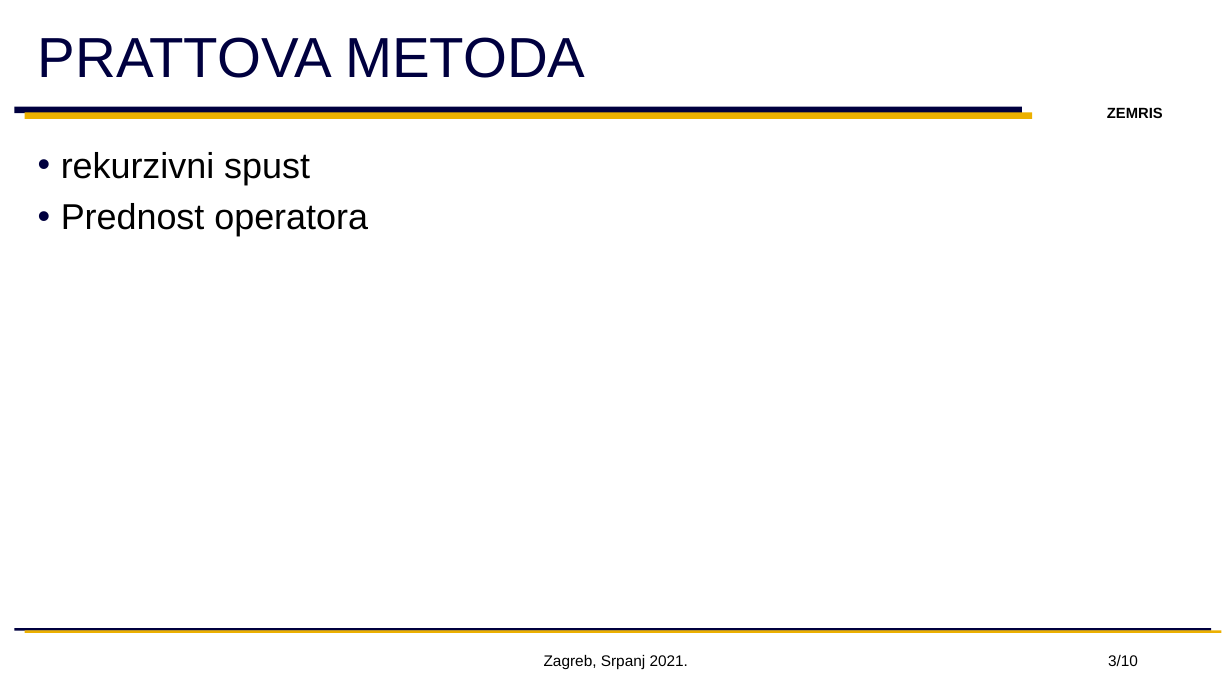
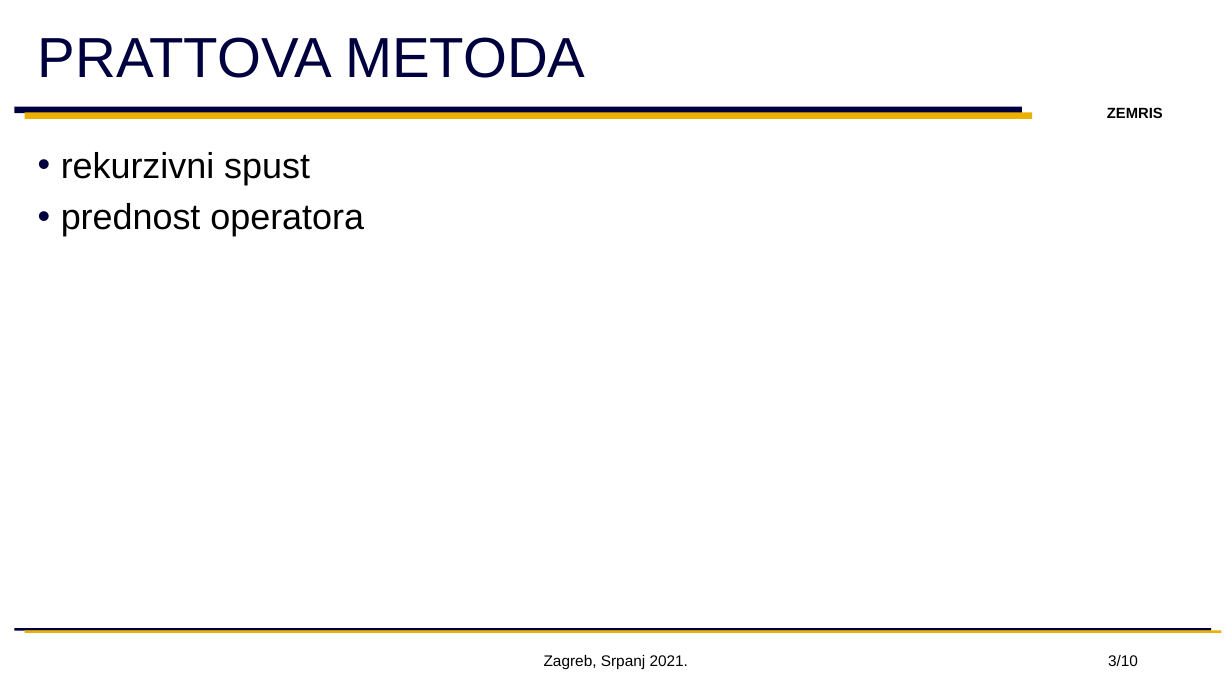
Before and after one commit to marin-jovanovic/top-down-operator-precedence, a slide deck: slide 3 of docs/Marin jovanovic.pptx. Drawn at 1232x693 pixels with LibreOffice and Linux fonts; fonts in the diff are those of the drawing; background and template pictures are left out. Boxes give left, top, right and bottom in pixels: in the first picture for what was removed or moved away, otherwise in the second. Text is boxed around its words. In the diff, an @@ line names an element or a change of style, - is before the commit and + after.

```diff
--- a/docs/Marin jovanovic.pptx
+++ b/docs/Marin jovanovic.pptx
@@ text at (61, 203, 364, 236): text changed @@
-• Prednost operatora
+• prednost operatora
```
Also in this commit, not shown: 2 other slides changed, 2 other files.
